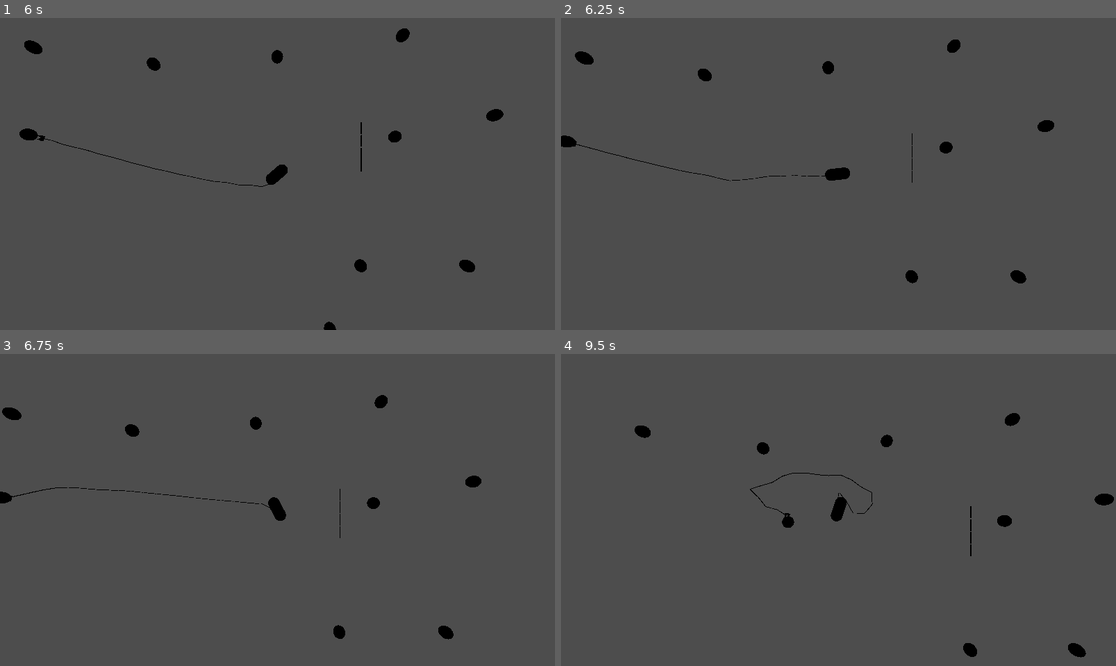
Above: before the commit, frames 1-4 (two rows, left to right).
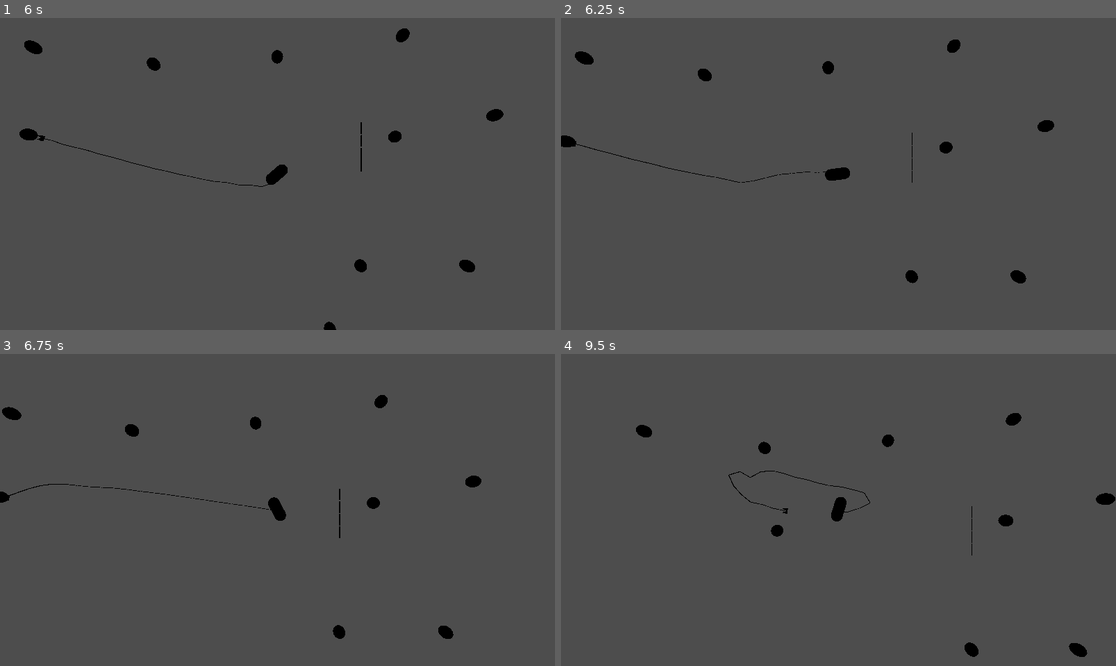
Above: after the commit, the same moments.

Repository: ALP-Games/Asteroid-collection-game
Game: Godot game, scene res://levels/world.tscn
The game is run twice, just before and just after one commit, with the same random seed, the same clock (stepped at 60 frames per second) and the same inputs.
Inputs (mouse positions are in pixels of both pictures, inside the frame that each line leads up to):
- Up to frame 1 (6 s): tap Enter at 0.5 s; move the mouse to (399, 158) at 0.52 s; hold D (rot_right) 0.53-1.28 s; click (399, 158) at 0.6 s; right-click (399, 158) at 0.8 s; move the mouse to (166, 189) at 1.27 s; hold S (reverse) 1.28-2.03 s; right-click (166, 189) at 1.35 s; click (166, 189) at 1.55 s; move the mouse to (333, 105) at 2.02 s; hold D (rot_right) 2.03-2.78 s; click (333, 105) at 2.1 s; right-click (333, 105) at 2.3 s; move the mouse to (249, 236) at 2.77 s; hold W (thrust) 2.78-3.53 s; tap Space (stop) at 2.85, 5 s; click (249, 236) at 3.05 s; move the mouse to (444, 220) at 3.52 s; hold A (rot_left) 3.53-5.03 s; right-click (444, 220) at 3.6 s; click (444, 220) at 3.67 s; tap R (reload) at 4.15 s; move the mouse to (111, 127) at 4.27 s; click (111, 127) at 4.35 s; move the mouse to (305, 174) at 5.02 s; hold S (reverse) 5.03-5.78 s; right-click (305, 174) at 5.1 s; click (305, 174) at 5.17 s; move the mouse to (194, 96) at 5.77 s; hold D (rot_right) from 5.78 s (still down); click (194, 96) at 5.85 s
- Up to frame 2 (6.25 s): keep holding D (rot_right)
- Up to frame 3 (6.75 s): move the mouse to (399, 494) at 6.52 s; release D (rot_right) at 6.53 s; hold W (thrust) from 6.53 s (still down); hold Space (stop) from 6.53 s (still down); click (399, 494) at 6.67 s
- Up to frame 4 (9.5 s): right-click (960, 494) at 6.8 s; move the mouse to (727, 525) at 7.27 s; release W (thrust) at 7.28 s; release Space (stop) at 7.28 s; hold D (rot_right) 7.28-8.03 s; right-click (727, 525) at 7.35 s; click (727, 525) at 7.55 s; move the mouse to (894, 441) at 8.02 s; hold S (reverse) 8.03-8.78 s; click (894, 441) at 8.1 s; right-click (894, 441) at 8.3 s; move the mouse to (810, 572) at 8.77 s; hold A (rot_left) from 8.78 s (still down); right-click (810, 572) at 8.85 s; click (810, 572) at 9.05 s

Frame 1 is identical in both runs. In frame 2, 0.1% of the frame differs, in the area x 0-89%, y 7-86%; in frame 3, 0.2%; in frame 4, 0.6%, in the area x 13-100%, y 18-98%.

Commit message:
hooking fix

Diff:
--- a/actors/hook.gd
+++ b/actors/hook.gd
@@ -2,6 +2,7 @@
 
 var hooked := false
 
+var hook_joint: PinJoint3D = null
 
 func _integrate_forces(state: PhysicsDirectBodyState3D) -> void:
 	if hooked:
@@ -11,14 +12,19 @@
 	for index in contact_count:
 		var colliding_object := state.get_contact_collider_object(index)
 		var contact_position := state.get_contact_local_position(index)
+		hooked = true
 		_attach_at_point(colliding_object, contact_position)
-		hooked = true
 		target_reached.emit()
 		return
 	#print("Contact count - ", contact_count)
 
 
-#func _on_body_entered(body: Node) -> void:
-	#if body is RigidBody3D:
-		#print("Target reached - ", body.name)
-		#target_reached.emit()
+func _on_child_entered_tree(node: Node) -> void:
+	if hooked and node is PinJoint3D:
+		print("Hook success")
+		hook_joint = node
+
+
+func release_target() -> void:
+	if hooked and hook_joint:
+		hook_joint.queue_free()
--- a/actors/hook.tscn
+++ b/actors/hook.tscn
@@ -56,3 +56,5 @@
 
 [node name="RopeFront" type="Node3D" parent="."]
 transform = Transform3D(1, 0, 0, 0, -1.82768e-08, 0.418124, 0, -1, -4.37114e-08, 0, 0, 0)
+
+[connection signal="child_entered_tree" from="." to="." method="_on_child_entered_tree"]
--- a/actors/player_ship.gd
+++ b/actors/player_ship.gd
@@ -30,6 +30,8 @@
 		var camera := get_tree().get_first_node_in_group("camera") as FancyCamera3D
 		var mouse_world_position := camera.get_mouse_world_position()
 		rope_emitter.shoot_rope(mouse_world_position)
+	elif Input.is_action_just_pressed("action2"):
+		rope_emitter.retract_rope()
 
 	#var camera := get_tree().get_first_node_in_group("camera") as FancyCamera3D
 	#var mouse_world_position := camera.get_mouse_world_position()
--- a/actors/rope_emitter.gd
+++ b/actors/rope_emitter.gd
@@ -10,9 +10,12 @@
 
 var current_rope_segment := 0
 
+var rope_segments: Array[RopeSegment]
 var first_segment: RopeSegment = null
 var last_segment: RopeSegment = null
 var rope_shot := false
+var connected_to_parent := false
+var retracting_rope := false
 
 var rope_target_reached := false
 
@@ -36,6 +39,13 @@
 	last_segment = rope_segment
 
 
+func retract_rope() -> void:
+	retracting_rope = true
+	if first_segment.has_method("release_target"):
+		first_segment.release_target()
+	#rope_segments
+
+
 func on_rope_target_reached() -> void:
 	rope_target_reached = true
 	first_segment.target_reached.disconnect(on_rope_target_reached)
@@ -48,29 +58,34 @@
 	else:
 		new_segment = rope_segment_scene.instantiate()
 	get_tree().get_first_node_in_group("instantiated_root").add_child(new_segment)
+	rope_segments.append(new_segment)
 	new_segment.global_transform = new_transform
 	current_rope_segment += 1
 	return new_segment
 
 
 func _physics_process(delta: float) -> void:
-	_process_segment_addition()
+	if rope_shot and should_spawn_more_rope() or not connected_to_parent:
+		_process_segment_addition()
 
 
 func _process_segment_addition() -> void:
 	if not last_segment:
 		return
-	var more_rope_needed := should_spawn_more_rope()
-	while last_segment.global_position.distance_to(global_position) >= segment_spacing \
-	and more_rope_needed:
+	while last_segment.global_position.distance_to(global_position) >= segment_spacing:
 		add_segment_to_last()
 
 	if not should_spawn_more_rope():
-		last_segment.attach(get_parent(), global_position)
+		connect_last_to_parent()
 
 
 func should_spawn_more_rope() -> bool:
 	return current_rope_segment < max_segment_count or not rope_target_reached
+
+
+func connect_last_to_parent() -> void:
+	connected_to_parent = true
+	last_segment.attach(_parent, global_position)
 
 
 func segment_exited(body: Node3D) -> void:
--- a/levels/world.tscn
+++ b/levels/world.tscn
@@ -13,12 +13,6 @@
 target = NodePath("../PlayerShip")
 
 [node name="PlayerShip" parent="." instance=ExtResource("1_2mgkc")]
-turn_acceleration = 8.0
-max_turn_speed = 3.0
-
-[node name="RopeSegment4" parent="." instance=ExtResource("4_w32yo")]
-transform = Transform3D(1, 0, 0, 0, 1, 0, 0, 0, 1, 9.08685, 0, -5.94264)
-collision_mask = 3
 
 [node name="Asteroids" type="Node3D" parent="."]
 
@@ -82,6 +76,10 @@
 [node name="PinJoint3D3" type="PinJoint3D" parent="Other"]
 transform = Transform3D(1, 0, 0, 0, 1, 0, 0, 0, 1, 9.08685, 0, -5.39776)
 node_a = NodePath("../RopeSegment3")
-node_b = NodePath("../../RopeSegment4")
+node_b = NodePath("../RopeSegment4")
+
+[node name="RopeSegment4" parent="Other" instance=ExtResource("4_w32yo")]
+transform = Transform3D(1, 0, 0, 0, 1, 0, 0, 0, 1, 9.08685, 0, -5.94264)
+collision_mask = 3
 
 [node name="Instantiated" type="Node3D" parent="." groups=["instantiated_root"]]
--- a/project.godot
+++ b/project.godot
@@ -69,14 +69,19 @@
 "events": [Object(InputEventKey,"resource_local_to_scene":false,"resource_name":"","device":-1,"window_id":0,"alt_press …(192 unchanged characters)…
 ]
 }
+reload={
+"deadzone": 0.2,
+"events": [Object(InputEventKey,"resource_local_to_scene":false,"resource_name":"","device":-1,"window_id":0,"alt_pressed":false,"shift_pressed":false,"ctrl_pressed":false,"meta_pressed":false,"pressed":false,"keycode":0,"physical_keycode":82,"key_label":0,"unicode":114,"location":0,"echo":false,"script":null)
+]
+}
 action={
 "deadzone": 0.2,
 "events": [Object(InputEventMouseButton,"resource_local_to_scene":false,"resource_name":"","device":-1,"window_id":0,"a …(253 unchanged characters)…
 ]
 }
-reload={
+action2={
 "deadzone": 0.2,
-"events": [Object(InputEventKey,"resource_local_to_scene":false,"resource_name":"","device":-1,"window_id":0,"alt_pressed":false,"shift_pressed":false,"ctrl_pressed":false,"meta_pressed":false,"pressed":false,"keycode":0,"physical_keycode":82,"key_label":0,"unicode":114,"location":0,"echo":false,"script":null)
+"events": [Object(InputEventMouseButton,"resource_local_to_scene":false,"resource_name":"","device":-1,"window_id":0,"alt_pressed":false,"shift_pressed":false,"ctrl_pressed":false,"meta_pressed":false,"button_mask":0,"position":Vector2(0, 0),"global_position":Vector2(0, 0),"factor":1.0,"button_index":2,"canceled":false,"pressed":false,"double_click":false,"script":null)
 ]
 }
 
